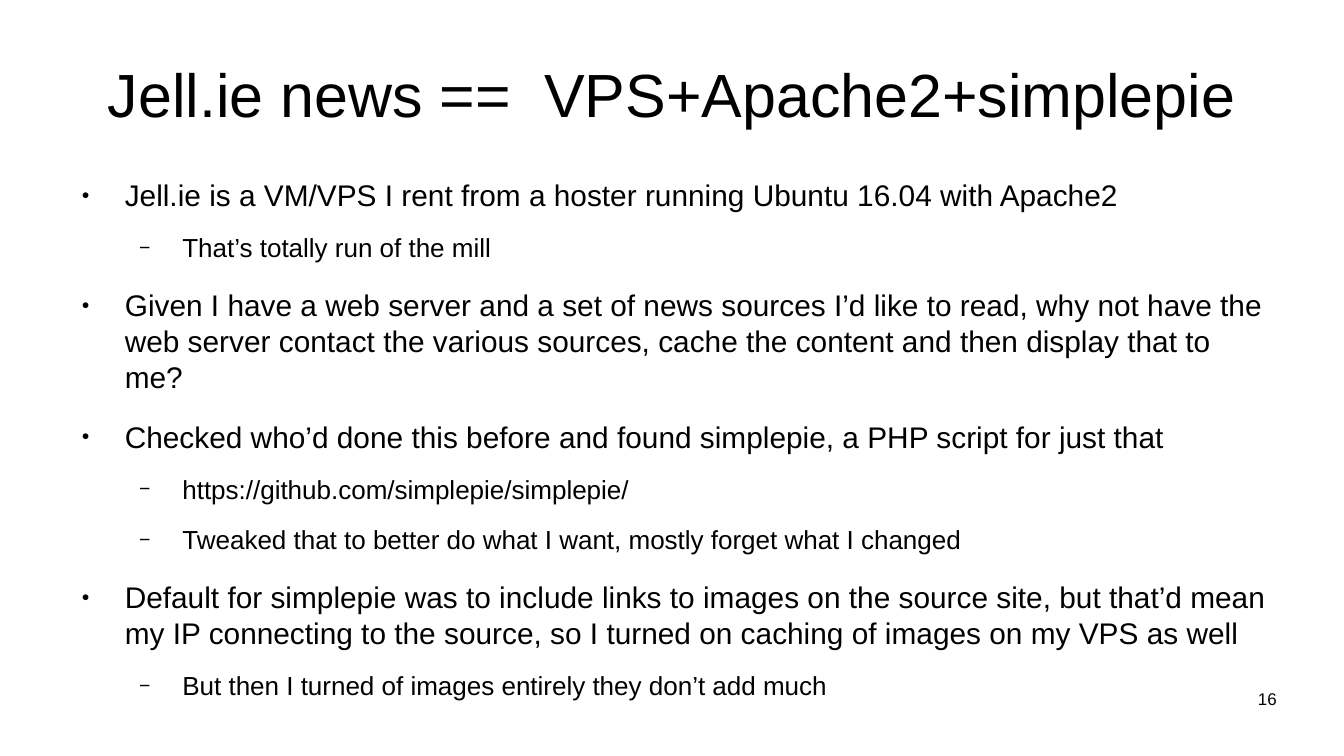
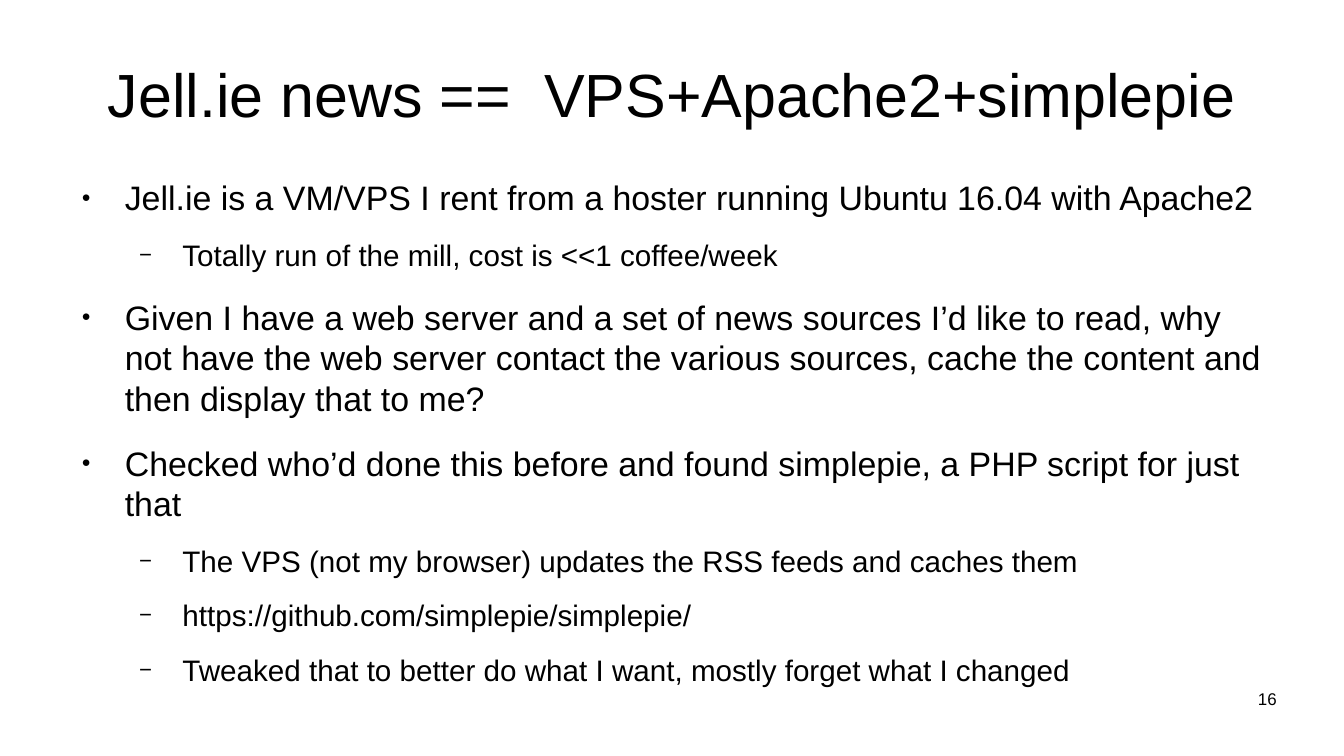
Before and after one commit to sftcd/witidtm, a slide deck: slide 16 of lectures/300-jellie.odp. Drawn at 1344x756 pixels with LibreOffice and Linux fonts; fonts in the diff are those of the drawing. Boxes give left, top, right and bottom in pixels: in the first picture for what was removed or moved away, otherwise in the second. Text is boxed around its words. In the diff, an @@ line names an element or a change of style, - is before the commit and + after.

Commit message:
updated news

```diff
--- a/lectures/300-jellie.odp
+++ b/lectures/300-jellie.odp
@@ text at bbox=[125, 185, 1261, 687]: size 17.6 to 20 pt in "Jell.ie is a VM/VPS I rent from ...", "Given I have a web server and ...", "Checked who’d done this before and found ..."; size 15.4 to 17.5 pt in "https://github.com/simplepie/simplepie/", "Tweaked that to better do what I ..." @@
@@ text at bbox=[182, 244, 777, 272]: text changed; size 15.4 to 17.5 pt @@
-  − That’s totally run of the mill
+  − Totally run of the mill, cost is <<1 coffee/week
@@ text at bbox=[182, 550, 1078, 577]: paragraph added @@
+  − The VPS (not my browser) updates the RSS feeds and caches them
@@ text at bbox=[125, 586, 1265, 701]: paragraphs removed @@
-● Default for simplepie was to include links to images on the source site, but that’d mean my IP connecting to the source, so I turned on caching of images on my VPS as well
-  − But then I turned of images entirely they don’t add much
```
Also in this commit, not shown: 3 other slides changed, 3 slides added, 1 slide removed, 1 other file.
